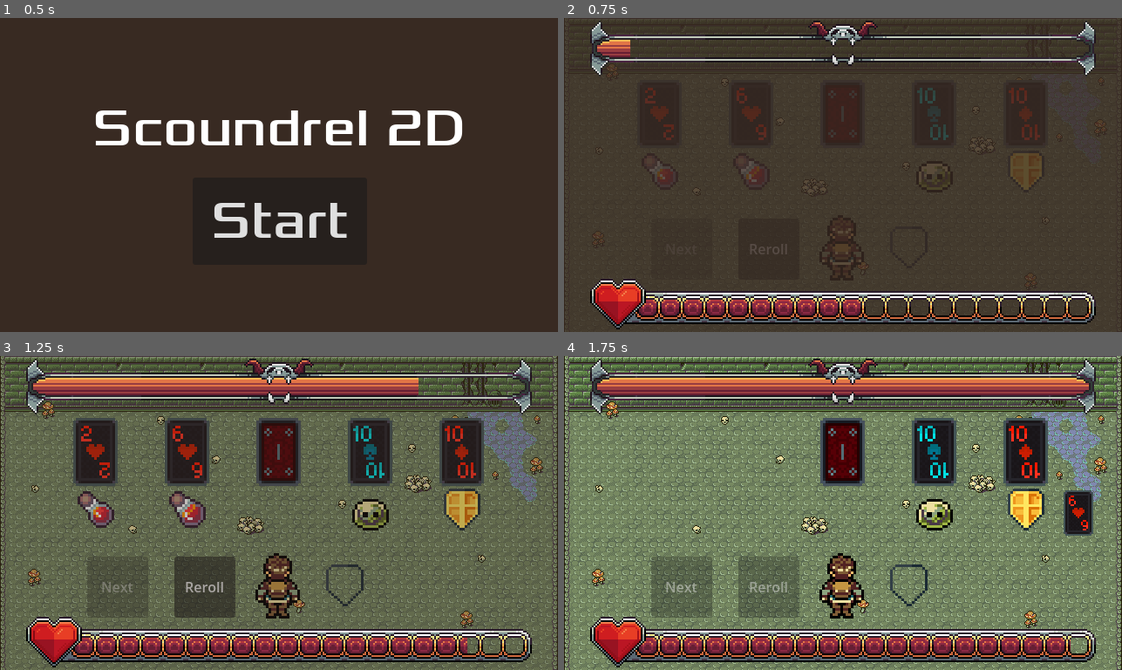
Above: before the commit, frames 1-4 (two rows, left to right).
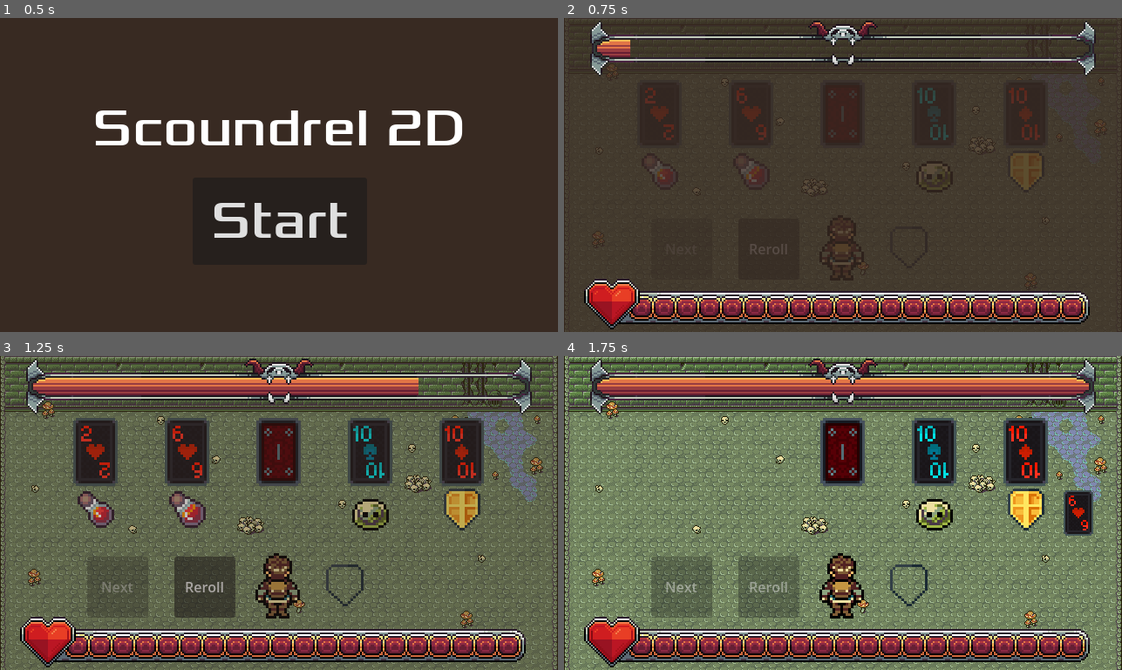
Above: after the commit, the same moments.

Repository: Linkseyes/Scoundrel2d
Game: Godot game, scene res://scenes/Main.tscn
The game is run twice, just before and just after one commit, with the same random seed, the same clock (stepped at 60 frames per second) and the same inputs.
Inputs (mouse positions are in pixels of both pictures, inside the frame that each line leads up to):
- Up to frame 1 (0.5 s): no input
- Up to frame 2 (0.75 s): click "Start" at 0.5 s
- Up to frame 3 (1.25 s): no input
- Up to frame 4 (1.75 s): move the mouse to (843, 453) at 1.27 s; tap 1 (1_key) at 1.35 s; tap 2 (2_key) at 1.55 s

Frame 1 is identical in both runs. In frame 2, 6.0% of the frame differs, in the area x 3-96%, y 83-100%; in frame 3, 5.7%; in frame 4, 5.6%.

Commit message:
Code refractor

Diff:
--- a/project.godot
+++ b/project.godot
@@ -38,11 +38,13 @@
 a_key_left_card={
 "deadzone": 0.2,
 "events": [Object(InputEventKey,"resource_local_to_scene":false,"resource_name":"","device":-1,"window_id":0,"alt_press …(191 unchanged characters)…
+, Object(InputEventKey,"resource_local_to_scene":false,"resource_name":"","device":-1,"window_id":0,"alt_pressed":false,"shift_pressed":false,"ctrl_pressed":false,"meta_pressed":false,"pressed":false,"keycode":0,"physical_keycode":4194319,"key_label":0,"unicode":0,"location":0,"echo":false,"script":null)
 ]
 }
 d_key_left_card={
 "deadzone": 0.2,
 "events": [Object(InputEventKey,"resource_local_to_scene":false,"resource_name":"","device":-1,"window_id":0,"alt_press …(192 unchanged characters)…
+, Object(InputEventKey,"resource_local_to_scene":false,"resource_name":"","device":-1,"window_id":0,"alt_pressed":false,"shift_pressed":false,"ctrl_pressed":false,"meta_pressed":false,"pressed":false,"keycode":0,"physical_keycode":4194321,"key_label":0,"unicode":0,"location":0,"echo":false,"script":null)
 ]
 }
 q_key={
@@ -83,3 +85,4 @@
 [rendering]
 
 rendering_device/driver.windows="d3d12"
+textures/vram_compression/import_etc2_astc=true
--- a/scenes/Card.tscn
+++ b/scenes/Card.tscn
@@ -129,7 +129,7 @@
 visible = false
 texture_filter = 1
 sprite_frames = SubResource("SpriteFrames_lcyhw")
-animation = &"card_highlight"
+animation = &""
 
 [node name="Sprite2D" type="Sprite2D" parent="." unique_id=2128474220]
 texture_filter = 1
--- /dev/null
+++ b/scenes/CardSlot.tscn
@@ -0,0 +1,6 @@
+[gd_scene format=3 uid="uid://dhdw1yhdeu027"]
+
+[ext_resource type="Script" uid="uid://pcgr11och1qi" path="res://scripts/card_slot.gd" id="1_us08b"]
+
+[node name="CardSlot" type="Node2D" unique_id=1736637797]
+script = ExtResource("1_us08b")
--- a/scenes/Main.tscn
+++ b/scenes/Main.tscn
@@ -5,7 +5,9 @@
 [ext_resource type="Script" uid="uid://dvu60ttfev3f2" path="res://scripts/room_manager.gd" id="2_cm0pq"]
 [ext_resource type="PackedScene" uid="uid://4py50e25l2xu" path="res://scenes/Card.tscn" id="2_r0du0"]
 [ext_resource type="Script" uid="uid://3rerd7eqmwej" path="res://scripts/advance_button.gd" id="5_3dxm6"]
+[ext_resource type="Script" uid="uid://giiowqtu51rh" path="res://scripts/current_room.gd" id="5_lhr70"]
 [ext_resource type="PackedScene" uid="uid://vbo1daowx4ce" path="res://scenes/Player.tscn" id="6_nxtc6"]
+[ext_resource type="PackedScene" uid="uid://dhdw1yhdeu027" path="res://scenes/CardSlot.tscn" id="6_wp0k4"]
 [ext_resource type="PackedScene" uid="uid://bs6li8clyxmq5" path="res://scenes/Start.tscn" id="7_nxtc6"]
 [ext_resource type="Script" uid="uid://dev8k72qr5ett" path="res://scripts/reroll_button.gd" id="7_wp0k4"]
 [ext_resource type="TileSet" uid="uid://b5e3hculoacl8" path="res://resources/map_tile_sets/dungeon_set.tres" id="8_jlsqs"]
@@ -23,20 +25,20 @@
 scale = Vector2(3, 3)
 max_health = 208
 
-[node name="CurrentRoom" type="Node" parent="RoomManager" unique_id=230547691]
+[node name="CurrentRoom" type="Node2D" parent="RoomManager" unique_id=1680524972]
+script = ExtResource("5_lhr70")
+card_slot_scene = ExtResource("6_wp0k4")
 
-[node name="CardPositions" type="Node" parent="RoomManager" unique_id=271273358]
-
-[node name="SpawnPointOne" type="Marker2D" parent="RoomManager/CardPositions" unique_id=1915057665]
+[node name="SpawnPointOne" type="Marker2D" parent="RoomManager/CurrentRoom" unique_id=1915057665]
 position = Vector2(110, 110)
 
-[node name="SpawnPointTwo" type="Marker2D" parent="RoomManager/CardPositions" unique_id=1539722105]
+[node name="SpawnPointTwo" type="Marker2D" parent="RoomManager/CurrentRoom" unique_id=1539722105]
 position = Vector2(215, 110)
 
-[node name="SpawnPointThree" type="Marker2D" parent="RoomManager/CardPositions" unique_id=83121742]
+[node name="SpawnPointThree" type="Marker2D" parent="RoomManager/CurrentRoom" unique_id=83121742]
 position = Vector2(425, 110)
 
-[node name="SpawnPointFour" type="Marker2D" parent="RoomManager/CardPositions" unique_id=1476255795]
+[node name="SpawnPointFour" type="Marker2D" parent="RoomManager/CurrentRoom" unique_id=1476255795]
 position = Vector2(530, 110)
 
 [node name="Next" type="Button" parent="RoomManager" unique_id=1029293326]
@@ -76,10 +78,9 @@
 [node name="DiscardPilePosition" type="Marker2D" parent="RoomManager/DiscardPile" unique_id=59715846]
 position = Vector2(590, 180)
 
-[node name="Player" parent="." unique_id=1441293395 node_paths=PackedStringArray("room_manager") instance=ExtResource("6_nxtc6")]
+[node name="Player" parent="." unique_id=1441293395 instance=ExtResource("6_nxtc6")]
 position = Vector2(320, 263)
 scale = Vector2(3.0230627, 3)
-room_manager = NodePath("../RoomManager")
 armor_monster_card_offset = 10
 
 [node name="Start" parent="." unique_id=1168856909 instance=ExtResource("7_nxtc6")]
@@ -106,6 +107,8 @@
 [connection signal="pressed" from="RoomManager/Next" to="RoomManager/Next" method="_on_pressed"]
 [connection signal="pressed" from="RoomManager/Reroll" to="RoomManager/Reroll" method="_on_pressed"]
 [connection signal="reroll_button_pressed" from="RoomManager/Reroll" to="RoomManager" method="refresh_room"]
+[connection signal="card_finished_action" from="Player" to="RoomManager" method="try_generate_new_room"]
+[connection signal="dispose_of_cards" from="Player" to="RoomManager" method="discard_cards"]
 [connection signal="monster_defeated" from="Player" to="RoomManager/Deck" method="take_damage"]
 [connection signal="player_death" from="Player" to="." method="on_game_lost"]
 [connection signal="start_game" from="Start" to="." method="new_game"]
--- a/scenes/Player.tscn
+++ b/scenes/Player.tscn
@@ -5,13 +5,17 @@
 [ext_resource type="Texture2D" uid="uid://b01hsg282ewoi" path="res://resources/items_atlas_texture.tres" id="3_mdl7e"]
 [ext_resource type="Texture2D" uid="uid://d0ry5a57cnqnr" path="res://assets/art/gui/heart_counter-Sheet.png" id="4_mdl7e"]
 
-[sub_resource type="AtlasTexture" id="AtlasTexture_qu4a1"]
-atlas = ExtResource("4_mdl7e")
-region = Rect2(0, 1920, 291, 32)
-
 [sub_resource type="AtlasTexture" id="AtlasTexture_mdl7e"]
 atlas = ExtResource("4_mdl7e")
-region = Rect2(28, 1967, 257, 9)
+region = Rect2(28, 47, 257, 9)
+
+[sub_resource type="AtlasTexture" id="AtlasTexture_70d11"]
+atlas = ExtResource("4_mdl7e")
+region = Rect2(0, 0, 304, 32)
+
+[sub_resource type="AtlasTexture" id="AtlasTexture_cw2d6"]
+atlas = ExtResource("4_mdl7e")
+region = Rect2(28, 47, 257, 9)
 
 [node name="Player" type="Node2D" unique_id=1441293395]
 scale = Vector2(2.5, 2.5)
@@ -35,6 +39,25 @@
 [node name="CanvasLayer" type="CanvasLayer" parent="." unique_id=1598354940]
 visible = false
 
+[node name="HeroBlinkBar" type="TextureProgressBar" parent="CanvasLayer" unique_id=1528132694]
+texture_filter = 1
+anchors_preset = 7
+anchor_left = 0.5
+anchor_top = 1.0
+anchor_right = 0.5
+anchor_bottom = 1.0
+offset_left = -151.5
+offset_top = -51.0
+offset_right = 152.5
+offset_bottom = -19.0
+grow_horizontal = 2
+grow_vertical = 0
+scale = Vector2(2, 2)
+pivot_offset = Vector2(145.5, 16)
+max_value = 20.0
+texture_progress = SubResource("AtlasTexture_mdl7e")
+texture_progress_offset = Vector2(28, 15)
+
 [node name="HeroHealthBar" type="TextureProgressBar" parent="CanvasLayer" unique_id=844059055]
 texture_filter = 1
 anchors_preset = 7
@@ -42,17 +65,16 @@
 anchor_top = 1.0
 anchor_right = 0.5
 anchor_bottom = 1.0
-offset_left = -145.0
+offset_left = -151.5
 offset_top = -51.0
-offset_right = 146.0
+offset_right = 152.5
 offset_bottom = -19.0
 grow_horizontal = 2
 grow_vertical = 0
 scale = Vector2(2, 2)
 pivot_offset = Vector2(145.5, 16)
 max_value = 20.0
-step = 0.0
-value = 9.0
-texture_under = SubResource("AtlasTexture_qu4a1")
-texture_progress = SubResource("AtlasTexture_mdl7e")
+value = 20.0
+texture_under = SubResource("AtlasTexture_70d11")
+texture_progress = SubResource("AtlasTexture_cw2d6")
 texture_progress_offset = Vector2(28, 15)
--- a/scripts/card/playing_card.gd
+++ b/scripts/card/playing_card.gd
@@ -14,14 +14,12 @@
 var selected: bool
 # If the card in in the game or in the discard pile
 var in_game: bool
-var position_in_room: int
 
 signal card_used(card: PlayingCard)
 
 
 # Called when the node enters the scene tree for the first time.
 func _ready() -> void:
-	print("ready")
 	animation_tree.get("parameters/playback").travel("highlight")
 	selected = false
 
@@ -42,11 +40,9 @@
 
 # The starting function for the Card
 # This function must be called by any sprit that creates PlayingCards
-func start(pos: Vector2, p_card: Card, p_position_in_room: int):
-	position = pos
+func start(p_card: Card, p_position_in_room: int):
 	card = p_card
 	in_game = true
-	position_in_room = p_position_in_room
 
 	set_card_sprite()
 	card_visuals.set_card_visual()
@@ -62,13 +58,19 @@
 	sprite_2d.region_enabled = true
 	sprite_2d.region_rect = Rect2(sprite_position, card_size)
 
+func get_numerical_value():
+	# Corrects the damage made by the Ace card (does 1 because of number but should do 14)
+	if card.number == 1:
+		return 14
+	else:
+		return card.number + card.face
+
 # Method called when the mouse enters the Collider2D of the card
 # Linked to the _on_mouse_entered signal
 func _on_mouse_entered() -> void:
 	if in_game:
 		highlight.visible = true
 	selected = true
-
 
 # Method called when the mouse exits the Collider2D of the card
 # Linked to the _on_mouse_exited signal
@@ -86,3 +88,8 @@
 func highlight_off():
 	highlight.visible = false
 	selected = false
+
+func equals(other) -> bool:
+	if other == null or other is not PlayingCard:
+		return false
+	return card.number == other.card.number and card.face == other.card.face and card.suit == other.card.suit
--- /dev/null
+++ b/scripts/card_slot.gd
@@ -0,0 +1,35 @@
+class_name CardSlot
+extends Node2D
+
+var slot_number: int
+var card: PlayingCard
+
+# Called every frame. 'delta' is the elapsed time since the previous frame.
+func _process(delta: float) -> void:
+	if card == null: return
+	if Input.is_action_just_pressed(str(slot_number) + "_key") and card.in_game:
+		card.play_card()
+
+func start(number: int):
+	assert(number != null)
+	slot_number = number
+
+func set_card(new_card: PlayingCard):
+	assert(new_card != null)
+	remove_card()
+	card = new_card
+	add_child(card)
+
+func remove_card() -> PlayingCard:
+	var temp = card
+	remove_child(card)
+	card = null
+	return temp
+
+func delete_card():
+	if card != null:
+		card.queue_free()
+	card = null
+
+func is_empty():
+	return card == null
--- /dev/null
+++ b/scripts/current_room.gd
@@ -0,0 +1,65 @@
+class_name CurrentRoom
+extends Node2D
+
+@export var card_slot_scene: PackedScene
+var slots: Array[CardSlot]
+
+# Called when the node enters the scene tree for the first time.
+func _ready() -> void:
+	for i in range(get_child_count()):
+		var new_slot = card_slot_scene.instantiate()
+		#new_slot.card_used.connect(use_card)
+		get_child(i).add_child(new_slot)
+		new_slot.start(i+1)
+		new_slot.add_to_group("Slots")
+		slots.append(new_slot)
+
+func n_of_cards_in_room() -> int:
+	var count = 0
+	for slot in slots:
+		if !slot.is_empty():
+			count +=1
+	return count
+
+func add_card_to_room(new_card: PlayingCard):
+	for slot in slots:
+		if slot.is_empty():
+			slot.set_card(new_card)
+			break
+
+# Pushes cards to the right in the room
+func organize_room():
+	if n_of_cards_in_room() <= 0:
+		return
+	var last_empty_slot = 0
+	for slot in slots:
+		if last_empty_slot == slot.slot_number and !slots[last_empty_slot].is_empty():
+			last_empty_slot += 1
+		elif !slot.is_empty():
+			slots[last_empty_slot].set_card(slot.remove_card())
+			last_empty_slot += 1
+
+func clear_room() -> Array[PlayingCard]:
+	var room_cards: Array[PlayingCard]
+	for slot in slots:
+		room_cards.append(slot.remove_card())
+	return room_cards
+
+func remove_card(card: PlayingCard):
+	for slot in slots:
+		if !slot.is_empty() and slot.card.equals(card):
+			slot.remove_card()
+
+func deactivate_room():
+	for slot in slots:
+		if !slot.is_empty():
+			slot.card.deactivate_card()
+
+func get_card_in_filled_slot(slot_number: int):
+	var counter = 0
+	for slot in slots:
+		if counter == slot_number and !slot.is_empty():
+			return slot.card
+		elif slot.is_empty():
+			slot_number +=1
+		counter +=1
--- a/scripts/deck/playing_deck.gd
+++ b/scripts/deck/playing_deck.gd
@@ -16,6 +16,7 @@
 # This function must be called by any sprit that creates or uses PlayingDeck
 func start():
 	playing_deck = deck_generator.generate_scoundrel_deck()
+	print(playing_deck.deck.size())
 	show()
 	canvas_layer.visible = true
 	set_health(max_health)
--- a/scripts/main.gd
+++ b/scripts/main.gd
@@ -5,12 +5,11 @@
 @onready var deck: PlayingDeck = $RoomManager/Deck
 @onready var room_manager: RoomManager = $RoomManager
 @onready var player: Player = $Player
-@onready var deck_position: Marker2D = $DeckPosition
 
 # Method to star the game
 func new_game():
 	# Clear old game
-	get_tree().call_group("Cards", "queue_free")
+	get_tree().call_group("Slots", "delete_card")
 	await get_tree().create_timer(0.01).timeout
 
 	hud.show_message("")
@@ -24,7 +23,7 @@
 
 
 func on_game_lost():
-	#get_tree().call_group("Cards", "deactivate_card")
+	get_tree().call_group("Cards", "deactivate_card")
 	room_manager.end_game()
 	hud.show_game_loss()
 
--- a/scripts/player.gd
+++ b/scripts/player.gd
@@ -3,13 +3,12 @@
 
 @onready var armor_position: Marker2D = $ArmorPosition
 @onready var hero_health_bar: TextureProgressBar = $CanvasLayer/HeroHealthBar
+@onready var hero_blink_bar: TextureProgressBar = $CanvasLayer/HeroBlinkBar
 @onready var armor_slot: Sprite2D = $"ArmorSlot"
 @onready var canvas_layer: CanvasLayer = $CanvasLayer
 
-
 ## The Max Health of the player
 @export var max_health: int
-@export var room_manager: RoomManager
 @export var armor_monster_card_offset: int
 # The current card that is serving as the current armor
 var current_armor: PlayingCard
@@ -23,6 +22,8 @@
 # Signal that goes off when the Player dies (current_heath <= 0)
 signal player_death
 signal monster_defeated(monster_number: int)
+signal dispose_of_cards(cards: Array[PlayingCard])
+signal card_finished_action
 
 func ready_player():
 	current_health = max_health
@@ -35,34 +36,39 @@
 	armor_slot.region_rect = Rect2(Vector2(0,32), Vector2(16,16))
 
 # Processes the player taking damage form a card
-func take_damage(card: PlayingCard):
-	# Corrects the damage made by the Ace card (does 1 because of number but should do 14)
-	var damage = 0
-	if card.card.number == 1:
-		damage = 14
-	else: damage = card.card.number + card.card.face
+func take_damage(monster_card: PlayingCard):
+	var damage_to_take = calculate_damage(monster_card)
+	var full_card_damage = monster_card.get_numerical_value()
+	if current_armor != null and full_card_damage < last_defended:
+		add_monster_card_to_armor(monster_card)
+	else:
+		var dispose_card: Array[PlayingCard] = [monster_card]
+		emit_signal("dispose_of_cards", dispose_card)
 
+	# Calculates damages for instances where the armor isn't enough (0 otherwise)
+	current_health = current_health - damage_to_take
+
+	# Sets current health
+	if current_health <= 0:
+		emit_signal("player_death")
+	else:
+		emit_signal("monster_defeated", full_card_damage)
+	set_health_ui(current_health)
+	emit_signal("card_finished_action")
+
+func calculate_damage(card: PlayingCard) -> int:
 	# Determines if current armor will be used (effective_armor)
 	# An armor that last defended a 5 can't defend against a 6 (takes full 6 damage)
-	var effective_armor = 0
-	if damage < last_defended and current_armor != null:
-		effective_armor = current_armor.card.number
-		add_monster_card_to_armor(card)
-		last_defended = damage
-	else: room_manager.discard_card(card)
+	var card_monster_damage = card.get_numerical_value()
+	if armor_is_effective(card_monster_damage):
+		var damage = card_monster_damage - current_armor.card.number
+		if damage < 0:
+			damage = 0
+		return damage
+	return card_monster_damage
 
-	# Calculates damages for instances where the armor isn't enough (0 otherwise)
-	if damage > effective_armor:
-		current_health = current_health - (damage - effective_armor)
-
-	# Sets current health
-	print("current_healt=" + str(current_health))
-	if current_health <= 0:
-		current_health = 0
-		emit_signal("player_death")
-	else:
-		emit_signal("monster_defeated", damage)
-	set_health_ui(current_health)
+func armor_is_effective(monster_attack_power: int) -> bool:
+	return monster_attack_power < last_defended and current_armor != null
 
 # Adds the monster card on top of the armor card
 # Aesthetic choice to make the player dont forget the last defended enemy
@@ -76,14 +82,17 @@
 	# Adds the monster to the armor list
 	armor_position.add_child(monster_card)
 	n_monsters_defended += 1
+	last_defended = monster_card.get_numerical_value()
 
 # Switches the old armor card with the new one
 # Gets rid of all attatched monster cards
 func add_new_armor(new_armor: PlayingCard):
 	# Discards all cards in the Armor list (to clear the monster cards stored in there)
+	var dispose_card: Array[PlayingCard] = []
 	for card in armor_position.get_children():
 		armor_position.remove_child(card)
-		room_manager.discard_card(card)
+		dispose_card.append(card)
+	emit_signal("dispose_of_cards", dispose_card)
 	# Adds the new Armor card to the Armor list (resets postion)
 	# First resets the position because it will be a child of the location
 	new_armor.position = Vector2(0,0)
@@ -94,6 +103,7 @@
 	last_defended = max_health + 1
 	n_monsters_defended = 0
 	armor_slot.region_rect = new_armor.card_visuals.get_visual()
+	emit_signal("card_finished_action")
 
 # Heals the player by the ammount on the card
 # The maximum ammount of heath is determined by max_health
@@ -105,8 +115,20 @@
 		current_health = max_health
 	# Sets new new heath value and dicards the card
 	set_health_ui(current_health)
-	room_manager.discard_card(card)
+	var dispose_card: Array[PlayingCard] = [card]
+	emit_signal("dispose_of_cards", dispose_card)
+	emit_signal("card_finished_action")
 
 func set_health_ui(new_health: int):
+	hero_blink_bar.visible = false
+	hero_blink_bar.value = new_health
 	var tween = create_tween()
 	tween.tween_property(hero_health_bar, "value", new_health, 1).set_trans(Tween.TRANS_SINE).set_delay(0)
+	await tween.finished
+	hero_blink_bar.visible = true
+
+func blink_preview_health(card: PlayingCard):
+	var tween = create_tween()
+	tween.set_loops()
+	tween.tween_property(hero_health_bar, "tint_progress", Color(1,1,1,0), 1).set_delay(0)
+	tween.tween_property(hero_health_bar, "tint_progress", Color(1,1,1,1), 1).set_delay(0)
--- a/scripts/room_manager.gd
+++ b/scripts/room_manager.gd
@@ -3,12 +3,10 @@
 
 @onready var next_button: AdvanceButton = $Next
 @onready var reroll_button: RerollButton = $Reroll
-@onready var current_room: Node = $CurrentRoom
-@onready var card_positions: Node = $CardPositions
+@onready var current_room: CurrentRoom = $CurrentRoom
 @onready var deck: PlayingDeck = $Deck
 @onready var discard_pile: Node = $DiscardPile
 @onready var discard_pile_pos: Marker2D = $DiscardPile/DiscardPilePosition
-@onready var player: Player = $"../Player"
 
 
 signal player_took_damage(card: PlayingCard)
@@ -26,14 +24,6 @@
 		highlight_selected_card(-1)
 	elif Input.is_action_just_pressed("d_key_left_card"):
 		highlight_selected_card(+1)
-	elif Input.is_action_just_pressed("1_key"):
-		try_use_card(1)
-	elif Input.is_action_just_pressed("2_key"):
-		try_use_card(2)
-	elif Input.is_action_just_pressed("3_key"):
-		try_use_card(3)
-	elif Input.is_action_just_pressed("4_key"):
-		try_use_card(4)
 
 func start_game():
 	generate_new_room()
@@ -41,36 +31,28 @@
 	reroll_button.activate()
 
 func end_game():
-	for card in current_room.get_children():
-		card.deactivate_card()
+	current_room.deactivate_room()
 	next_button.deactivate()
 	reroll_button.deactivate()
 
 func generate_new_room():
 	reroll_button.decrease_cooldown()
 	next_button.deactivate()
-	var spaw_points = card_positions.get_children()
 
-	var n_old_cards = 0
-	if current_room.get_child_count() > 0:
-		for card in current_room.get_children():
-			card.position = spaw_points.get(n_old_cards).position
-			n_old_cards += 1
+	var n_of_cards_in_room = current_room.n_of_cards_in_room()
+	current_room.organize_room()
 
-	var cards: Array[Card] = deck.get_top_n_cards(room_size-n_old_cards)
+	var cards: Array[Card] = deck.get_top_n_cards(room_size-n_of_cards_in_room)
 	print(cards)
 
 	for i in range(cards.size()):
 		var new_card = card_scene.instantiate()
 		new_card.card_used.connect(use_card)
-		current_room.add_child(new_card)
-		new_card.start(spaw_points.get(n_old_cards + i).position, cards.get(i), i+1)
-		new_card.add_to_group("Cards")
-
-	print(deck.playing_deck.deck.size())
+		current_room.add_card_to_room(new_card)
+		new_card.start(cards[i], i+1)
 
 func use_card(card: PlayingCard):
-	current_room.remove_child(card)
+	current_room.remove_card(card)
 
 	if card.card.suit == Card.Suits.CLUBS or card.card.suit == Card.Suits.SPADES:
 		emit_signal("player_took_damage", card)
@@ -81,25 +63,23 @@
 	elif card.card.suit == Card.Suits.DIAMONDS:
 		emit_signal("player_added_armor", card)
 
-	if player.current_health <= 0:
-		return
-
+func try_generate_new_room():
 	if needs_new_room():
 		generate_new_room()
 		reroll_button.activate()
-	elif current_room.get_child_count() == 1:
+	elif current_room.n_of_cards_in_room() == 1:
 		next_button.activate()
 	else:
 		reroll_button.deactivate()
 
 func needs_new_room() -> bool:
-	return current_room.get_child_count() == 0
+	return current_room.n_of_cards_in_room() == 0
 
 func refresh_room():
 	var array: Array[Card] = []
-	for card in current_room.get_children():
+	var cleaned_room = current_room.clear_room()
+	for card in cleaned_room:
 		array.append(card.card)
-		current_room.remove_child(card)
 	deck.add_cards_to_deck(array)
 	generate_new_room()
 
@@ -118,14 +98,13 @@
 	card.position = discard_pile_pos.position
 	card.scale = Vector2(2,2)
 
+func discard_cards(cards: Array[PlayingCard]):
+	for card in cards:
+		discard_card(card)
+
 func highlight_selected_card(increment: int):
-	var selected_card = current_room.get_child(selected_card_pointer)
+	var selected_card = current_room.get_card_in_filled_slot(selected_card_pointer)
 	if selected_card != null:
 		selected_card.highlight_off()
-	selected_card_pointer = clamp(selected_card_pointer + increment, 0, current_room.get_child_count() - 1)
-	current_room.get_child(selected_card_pointer).highlight_on()
-
-func try_use_card(card_number: int):
-	for card in current_room.get_children():
-		if card.position_in_room == card_number:
-			card.play_card()
+	selected_card_pointer = clamp(selected_card_pointer + increment, 0, current_room.n_of_cards_in_room() - 1)
+	current_room.get_card_in_filled_slot(selected_card_pointer).highlight_on()
Binary file changed: assets/art/gui/heart_counter-Sheet.png
Not shown, added: export_presets.cfg
Not shown, added: scripts/card_slot.gd.uid
Not shown, added: scripts/current_room.gd.uid
Not shown, added: Scoundrel2DLinux.pck
Not shown, added: Scoundrel2DLinux.x86_64
Not shown, added: Scoundrel2DWindows.exe
Not shown, added: Scoundrel2DWindows.pck
Not shown, added: Scoundrel2D_linux_v1.1.0-beta.zip
Not shown, added: Scoundrel2D_windows_v1.1.0-beta.zip
Not shown, added: Scoundrel2D_windows_v1.1.0-beta/Scoundrel2DWindows.exe
Not shown, added: Scoundrel2D_windows_v1.1.0-beta/Scoundrel2DWindows.pck
